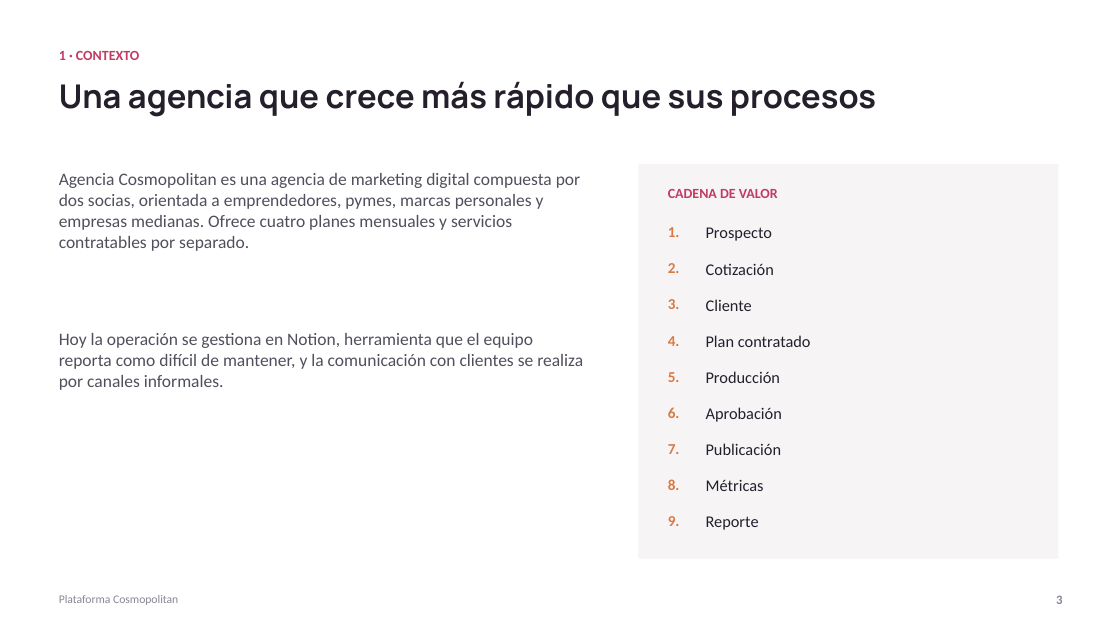
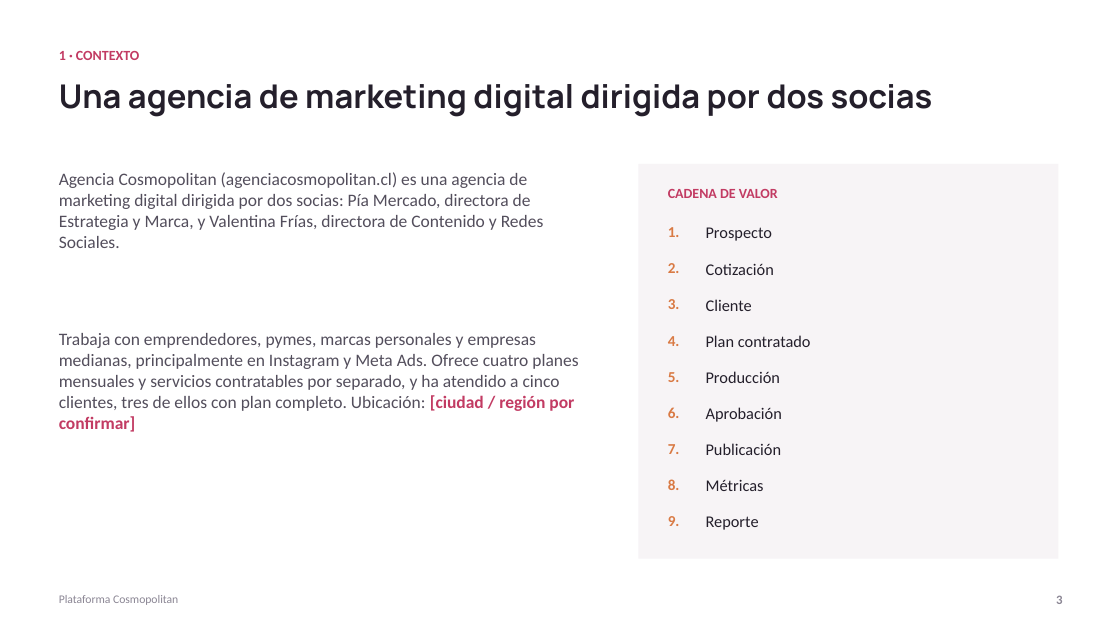
Before and after one commit to ChristianCuadra/capstone, a slide deck: slide 3 of Fase 2/Evidencias Proyecto/Presentación Proyecto.pptx. Drawn at 1120x630 pixels with LibreOffice and Linux fonts; fonts in the diff are those of the drawing. Boxes give left, top, right and bottom in pixels: in the first picture for what was removed or moved away, otherwise in the second. Text is boxed around its words. In the diff, an @@ line names an element or a change of style, - is before the commit and + after.

```diff
--- a/Fase 2/Evidencias Proyecto/Presentación Proyecto.pptx
+++ b/Fase 2/Evidencias Proyecto/Presentación Proyecto.pptx
@@ text at (59, 84, 933, 117): text changed @@
-Una agencia que crece más rápido que sus procesos
+Una agencia de marketing digital dirigida por dos socias
@@ text at (59, 172, 544, 248): text changed @@
-Agencia Cosmopolitan es una agencia de marketing digital compuesta por dos socias, orientada a emprendedores, pymes, marcas personales y empresas medianas. Ofrece cuatro planes mensuales y servicios contratables por separado.
+Agencia Cosmopolitan (agenciacosmopolitan.cl) es una agencia de marketing digital dirigida por dos socias: Pía Mercado, directora de Estrategia y Marca, y Valentina Frías, directora de Contenido y Redes Sociales.
@@ text at (59, 333, 578, 432): text changed @@
-Hoy la operación se gestiona en Notion, herramienta que el equipo reporta como difícil de mantener, y la comunicación con clientes se realiza por canales informales.
+Trabaja con emprendedores, pymes, marcas personales y empresas medianas, principalmente en Instagram y Meta Ads. Ofrece cuatro planes mensuales y servicios contratables por separado, y ha atendido a cinco clientes, tres de ellos con plan completo. Ubicación: [ciudad / región por confirmar]
```
Also in this commit, not shown: 9 other slides changed, 6 slides added, 6 slides removed, 1 other file.
